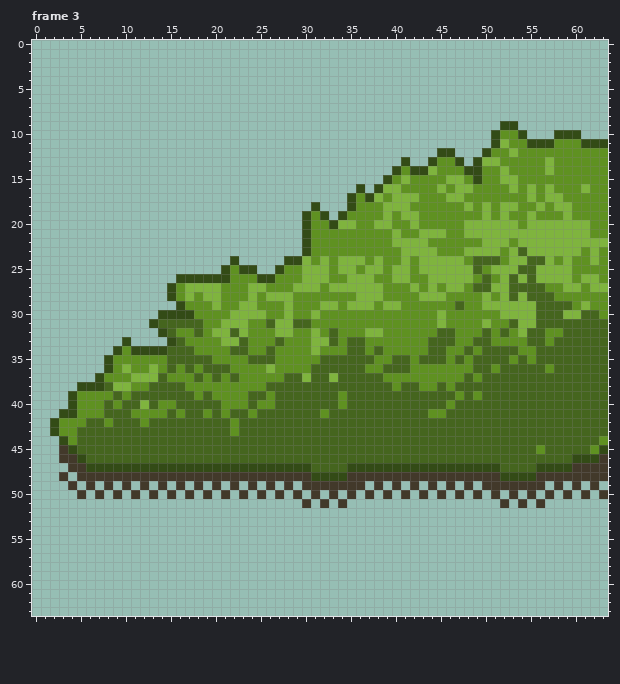
File history of a pixel-art file, TCC_Mark_Roger/Assets/Sprites/Desafio2/grasses.aseprite. Above: the version before the commit.
64x64 pixels, 3 frames. Colours within 5 levels of each other are drawn and written as one. Shown: frame 3. The commit also changed other frames, which this record leaves out.
The result:
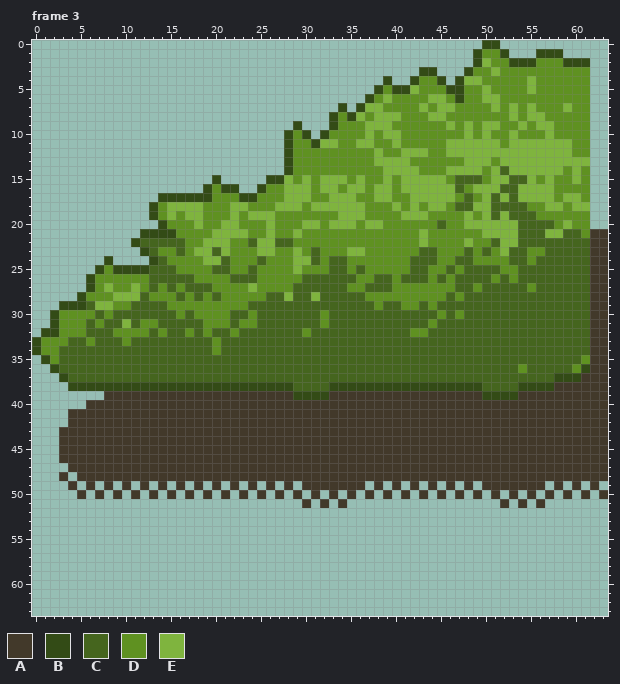
Palette (. is transparent): A #42392a  B #334b16  C #45651e  D #5f9121  E #7fb43e
From old to new:
Changed rows in their new state; - is an unchanged pixel.
Frame 3, layer "Layer 1":
first column x 0:
 0 --------------------------------------------------BB------------
 1 -------------------------------------------------BDDB---BBB-----
 2 -------------------------------------------------BEDDBBBDDDBBB--
 3 -------------------------------------------BB---BDDEDDDDDDDDDD--
 4 ---------------------------------------B--BDDB-BEEDDDDDEDDDDDD--
 5 --------------------------------------BDBBEDDDBBDDEDDDDEDDDDDD--
 6 -------------------------------------BDEDDDDEEDBDDEEDDDDDDDDDD--
 7 ----------------------------------B-BEEDDDDEDEEDDDDEDEDEDDDEDD--
 8 ---------------------------------BDBEDEEEDDDEEDDDDDDDEDEEDDDDD--
 9 -----------------------------B---BDDDEEEDDDDDDEDEDEEDDEDEEDDDD--
10 ----------------------------BDB-BDDDDEDEEDDDDDDDEDED-EDDDEDDDD--
11 ----------------------------BDDBEEDDEEDDEDDDDDEEEEEEDEEEEEEE-D..
12 ----------------------------BDDDDDDDDDEDDEEEDDEEEEEEE-EEEEEE--..
13 ----------------------------BDDDDDDDDDEEEEDDD--DEE-DEEEEE-EEEE..
14 ----------------------------BDDDDDDDDDDEEEEDD-EEEE-ECEEEE-E-E-..
15 --------------------B-----BBEDEDEEEDEDDE--EEEEDCCC-E-CCE-E--E-..
16 -------------------BDBB--BDDEEEDEEDEEDE-DEEEE-ECDEEECCE-E----D..
17 --------------BBBBBBDDDBBDDDEEEDDEEE-D-EDD-EEE-DC-ECECE-E-DEE-..
18 -------------BDEEEEDDDEEDDDEEEDEEEEEE--D-DE-EE-CCE-CCCC-DE-DEE..
19 -------------BDEDEEDDDEDEEEDDDD-DDEEE--D---E----E--C-CCC---D--..
20 --------------BDDDEDDEEDDDEDDDEE-E---E-D--D--C--------CCCCD-DD..
21 ------------BBBBDDDDEEEEDDEDDED---------D---DD--DD----CCC--CCDAA
22 -----------BCCCCCDDEEEDDCEECCDD---------DDD-----E-DC-ECCCCCCCCAA
23 ------------BCDDCDEECEDDDEEDDEDC---EE----DDCC---CDCDEC-DDCCCCCAA
24 --------B----BCDDDDEECDDDCDDDE-CDCCDD-D--DCCCDDCCDDD-CCD-CCCCCAA
25 -------BDBBBBCCCDDDDCC-DCDDD-EDDDCCDCDD-DDCCDDCDC-CCDD--CCCCCCAA
26 ------BDDDDDDCCCCCDDDDCCCDD---CCCCCCDDCCDCCCDCDCCC--CDC-CCCCCCAA
27 ------BDEDDEDCDC-CCCD----D---CCCCCCDDCCC--D-D-DCCD-CC--D-CCCCCAA
28 -----BDDDEEECDDDCDCDC---D-CC-CCECCCCCDD----DDDC-CCCCC-C---CCCCAA
29 ---BBBCEEDDCCCCDD---D--DCCCCCCCCCCCCCC-CC--C-CC-CCCCCCCC----CCAA
30 --BDDDDCDCCCCCCCDC----CCDCCCCCCC-CCCCCCCCCCCCDC-CCCCCCCC---CC-AA
31 --BDDDCDCCECDD-------DCD-C-CC--C-CCCCCCCCCCC-CCCCCCCC-CC------AA
32 -BBDDDCCCDDDDCD-C---CCDCCCCCCC-CC-CCCCCCCC--C--CCC-C-CC--CC---AA
33 BDDDCCDCCCDCCCCC-CCC-CC-CCC-CCCCC-C--CCCCCCC---CC--CCCC--C----AA
34 BDDCCCCCCCCCCCC---CC-C--CC-CCCCCCCC--C-CCCCC--CC-C----CC------AA
35 -BDCCCCCCCCCCCC-----CCCC---CCCCC------CC--C---C-C----C-C-----DAA
36 --BCCCCCCCCCCCC-C-C---CCCCCCCCC------CC---CCCCCCC--C--D--C--DBAA
37 ---BCCCCCCCCCC-CCC-C-C-CCCCC--C--C-----CCCCCCCCC-C--------BBBAAA
38 ----B---BBBBBBBBBBBBBBBBBBBBB----BBBBBBBBBBBBBBBBB----BBBBAAAAAA
39 ----....AAAAAAAAAAAAAAAAAAAAABBBBAAAAAAAAAAAAAAAAABBBBAAAAAAAAAA
40 ----..AAAAAAAAAAAAAAAAAAAAAAAAAAAAAAAAAAAAAAAAAAAAAAAAAAAAAAAAAA
41 ---.AAAAAAAAAAAAAAAAAAAAAAAAAAAAAAAAAAAAAAAAAAAAAAAAAAAAAAAAAAAA
42 --..AAAAAAAAAAAAAAAAAAAAAAAAAAAAAAAAAAAAAAAAAAAAAAAAAAAAAAAAAAAA
43 --.AAAAAAAAAAAAAAAAAAAAAAAAAAAAAAAAAAAAAAAAAAAAAAAAAAAAAAAAAAAAA
44 ---AAAAAAAAAAAAAAAAAAAAAAAAAAAAAAAAAAAAAAAAAAAAAAAAAAAAAAAAAAAAA
45 ----AAAAAAAAAAAAAAAAAAAAAAAAAAAAAAAAAAAAAAAAAAAAAAAAAAAAAAAAAAAA
46 -----AAAAAAAAAAAAAAAAAAAAAAAAAAAAAAAAAAAAAAAAAAAAAAAAAAAAAAAAAA-
47 ------AAAAAAAAAAAAAAAAAAAAAAAAAAAAAAAAAAAAAAAAAAAAAAAAAAAAAA----
48 -------------------------------AAAA-----------------AAAA--------
Changed places in both pictures, as pixel boxes (x1, y1, x2, y2):
changed: (32, 40, 608, 481)
